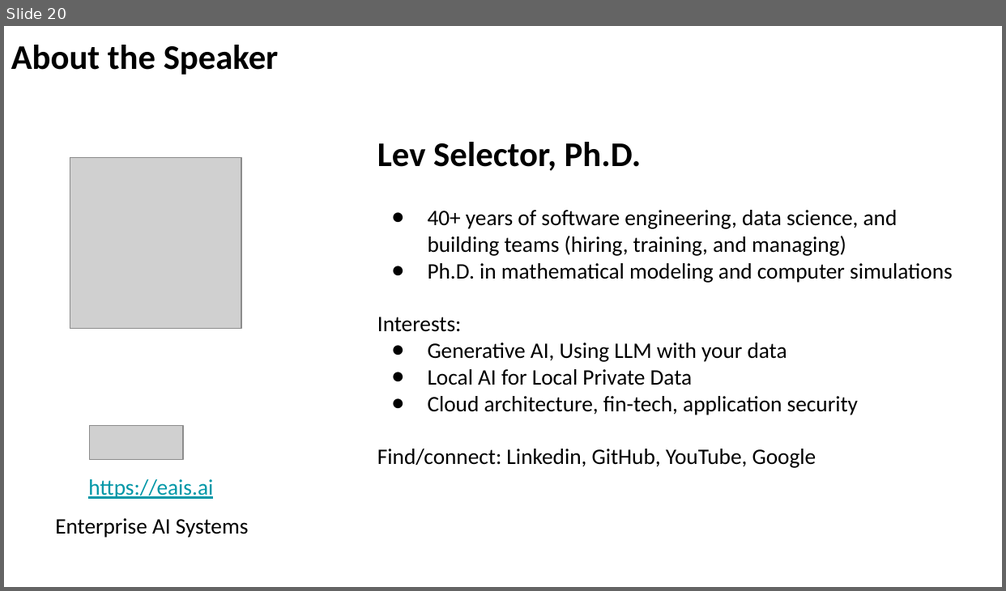
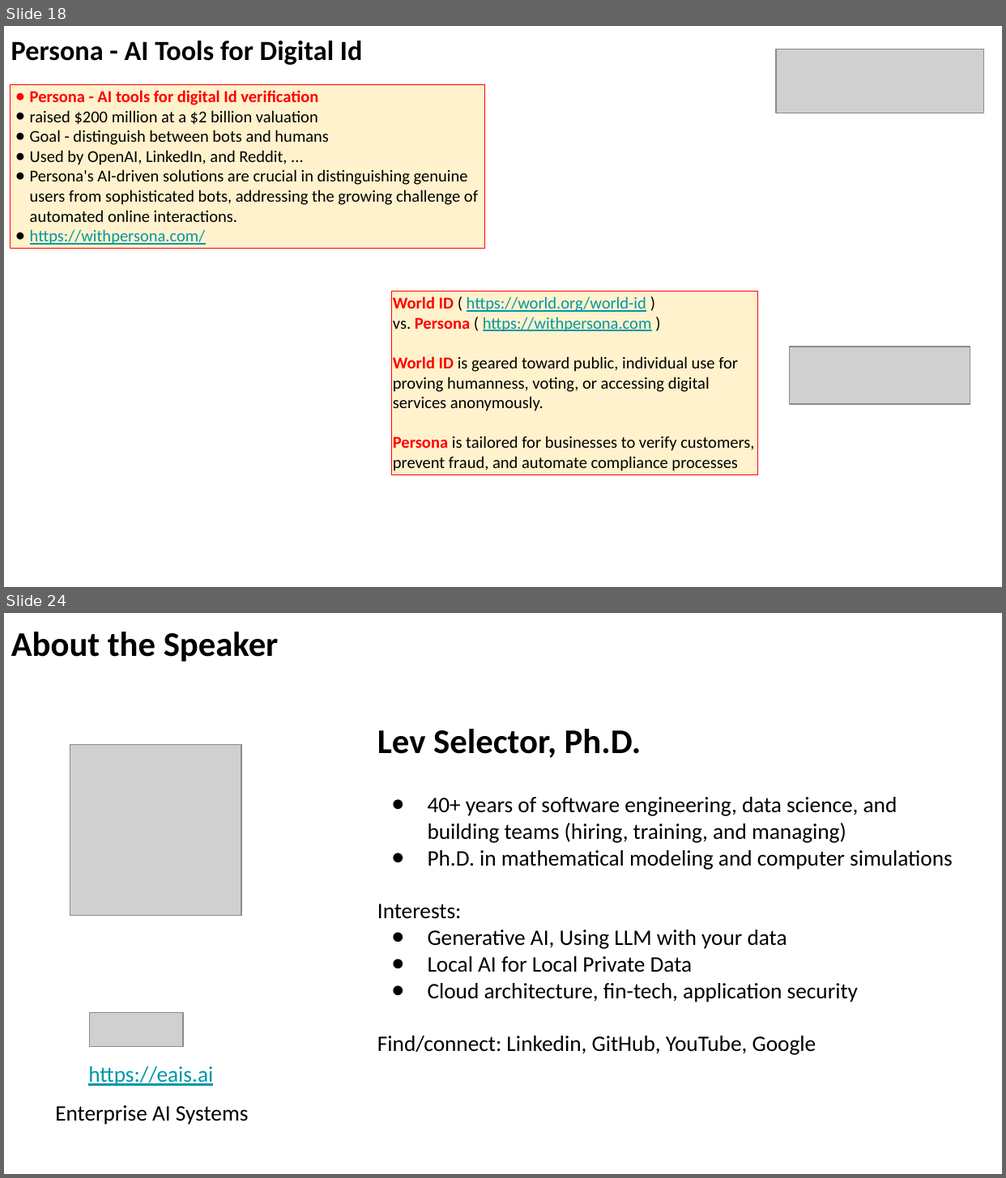
Before and after one commit to lselector/seminar, a slide deck: 2025/2025-05-02-AI-Updates.pptx. Shown one above the other, each under a label of ours: slide 20 before the commit, slides 18 and 24 after it; the slides between them are not shown. The pictures are 1006x591 and 1006x1178 pixels, drawn with LibreOffice and Linux fonts; fonts in the diff are those of the drawing; grey boxes stand for pictures. Boxes give left, top, right and bottom in pixels: in the first picture for what was removed or moved away, otherwise in the second. Text is boxed around its words. In the diff, an @@ line names an element or a change of style, - is before the commit and + after.

```diff
--- a/2025/2025-05-02-AI-Updates.pptx
+++ b/2025/2025-05-02-AI-Updates.pptx
@@ slide 18 added at [4,26,1002,587], background #FFFFFF @@
@@ text added at [11,41,362,65], 20 pt, text #000000, bold @@
+Persona - AI Tools for Digital Id
@@ picture added at [775,49,983,113] @@
@@ rectangle added at [10,85,485,249], fill #FFF2CC, outline #FF0000 0.75 pt, 12 pt, text #000000 @@
+● Persona - AI tools for digital Id verification
+● raised $200 million at a $2 billion valuation
+● Goal - distinguish between bots and humans
+● Used by OpenAI, LinkedIn, and Reddit, ...
+● Persona's AI-driven solutions are crucial in distinguishing genuine users from sophisticated bots, addressing the growing challenge of automated online interactions.
+● https://withpersona.com/
@@ rectangle added at [392,292,758,475], fill #FFF2CC, outline #FF0000 0.75 pt, 12 pt, text #000000 @@
+World ID ( https://world.org/world-id )
+vs. Persona ( https://withpersona.com )
+World ID is geared toward public, individual use for proving humanness, voting, or accessing digital services anonymously.
+Persona is tailored for businesses to verify customers, prevent fraud, and automate compliance processes
@@ picture added at [790,346,970,404] @@
@@ what was slide 20 is now slide 24 @@
```
Also in this commit, not shown: 7 slides changed, 3 other slides added.
